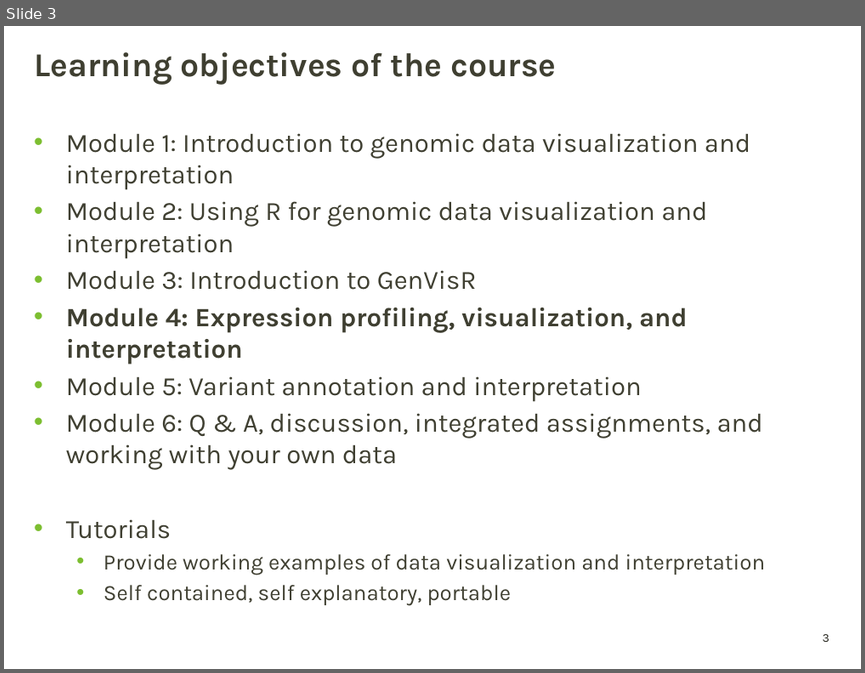
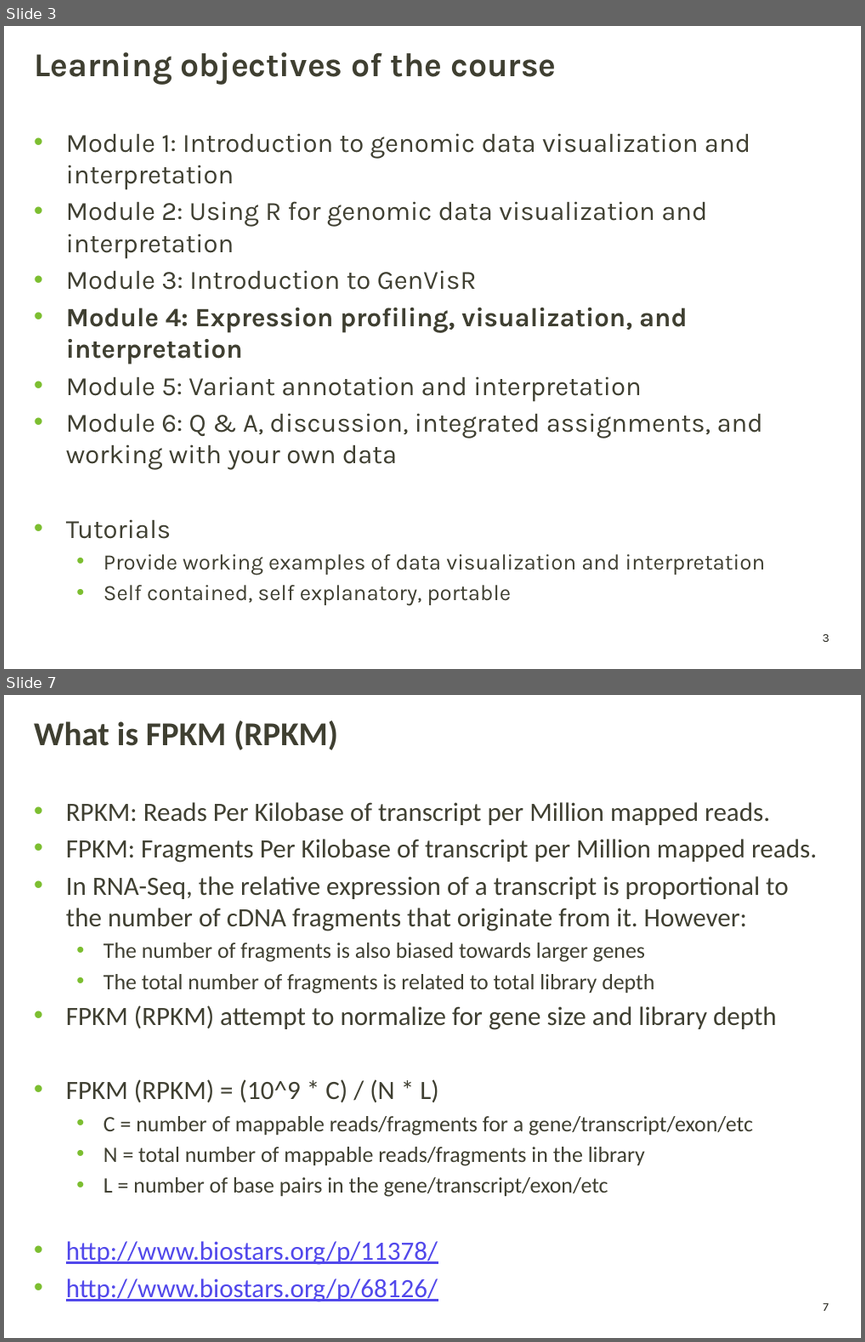
Before and after one commit to griffithlab/genviz.org, a slide deck: lectures/GenViz_Module4_Lecture.pptx. Shown one above the other, each under a label of ours: slide 3 before the commit, slides 3 and 7 after it; the slides between them are not shown. The pictures are 865x673 and 865x1342 pixels, drawn with LibreOffice and Linux fonts; fonts in the diff are those of the drawing; background and template pictures are left out. Boxes give left, top, right and bottom in pixels: in the first picture for what was removed or moved away, otherwise in the second. Text is boxed around its words. In the diff, an @@ line names an element or a change of style, - is before the commit and + after.

Commit message:
added expression lecture

```diff
--- a/lectures/GenViz_Module4_Lecture.pptx
+++ b/lectures/GenViz_Module4_Lecture.pptx
@@ slide 7 added at bbox=[4, 695, 861, 1338], background picture (left out); not listed: 1 template element that a slide beside it also shows @@
@@ title added at bbox=[34, 721, 338, 750], 28 pt, text #3F3F32, bold @@
+What is FPKM (RPKM)
@@ text added at bbox=[66, 802, 817, 1265], 22.2 pt, text #3F3F32 @@
+• RPKM: Reads Per Kilobase of transcript per Million mapped reads.
+• FPKM: Fragments Per Kilobase of transcript per Million mapped reads.
+• In RNA-Seq, the relative expression of a transcript is proportional to the number of cDNA fragments that originate from it. However:
+  • The number of fragments is also biased towards larger genes
+  • The total number of fragments is related to total library depth
+• FPKM (RPKM) attempt to normalize for gene size and library depth
+• FPKM (RPKM) = (10^9 * C) / (N * L)
+  • C = number of mappable reads/fragments for a gene/transcript/exon/etc
+  • N = total number of mappable reads/fragments in the library
+  • L = number of base pairs in the gene/transcript/exon/etc
+• http://www.biostars.org/p/11378/
+• http://www.biostars.org/p/68126/
```
Also in this commit, not shown: 1 slide changed, 8 other slides added, 1 other file.
